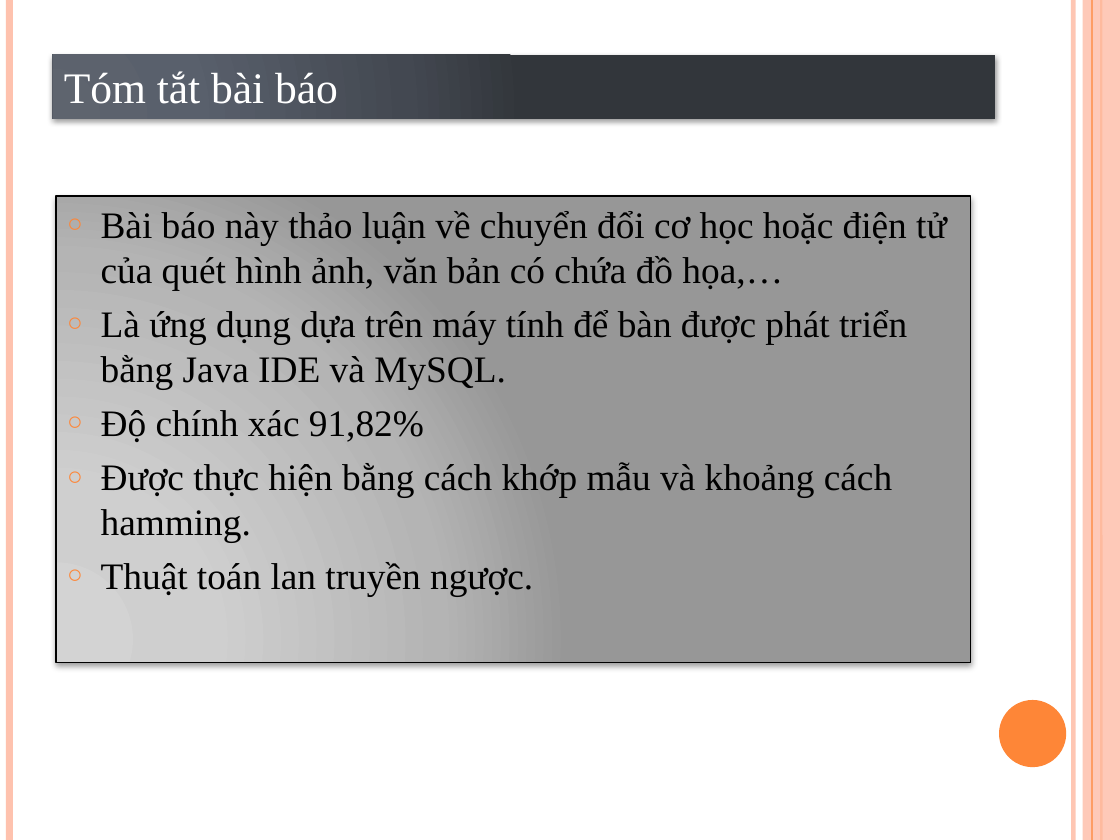
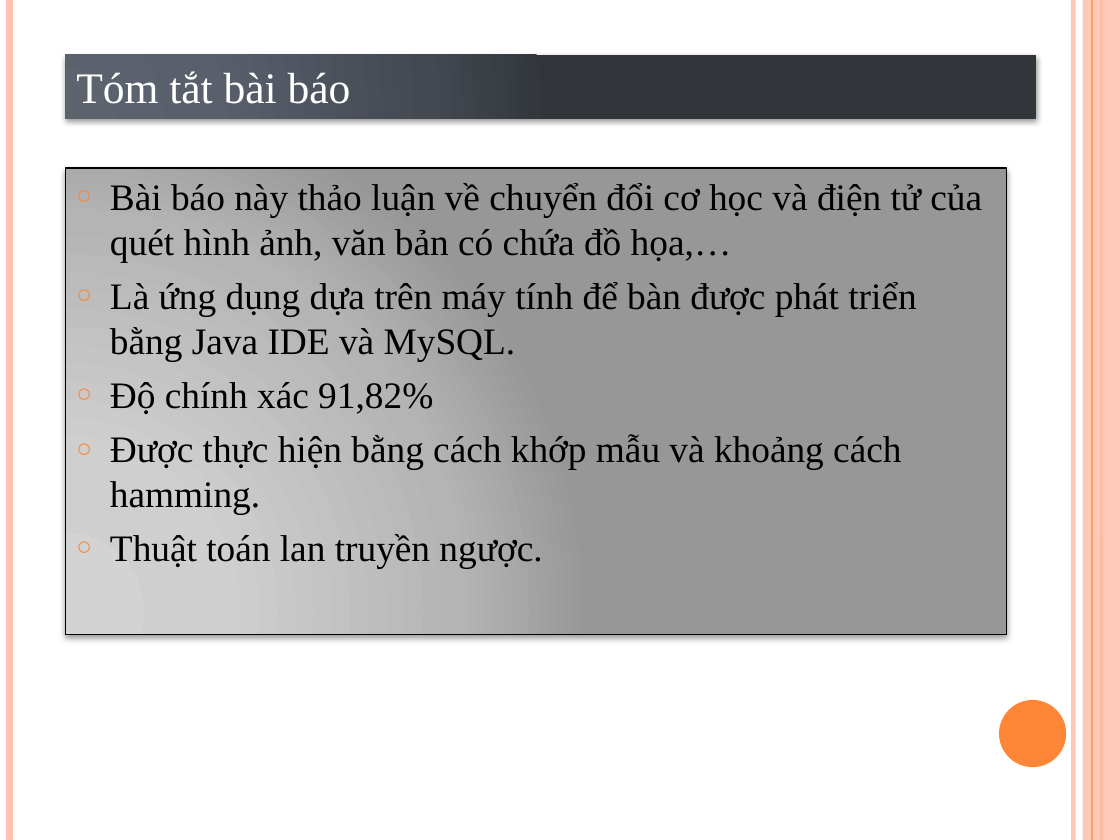
Before and after one commit to VoLeKhanhDuy/Xu_Ly_Anh, a slide deck: slide 2 of Optical character recognition using template matching.pptx. Drawn at 1120x840 pixels with LibreOffice and Linux fonts; fonts in the diff are those of the drawing. Boxes give left, top, right and bottom in pixels: in the first picture for what was removed or moved away, otherwise in the second. Text is boxed around its words. In the diff, an @@ line names an element or a change of style, - is before the commit and + after.

```diff
--- a/Optical character recognition using template matching.pptx
+++ b/Optical character recognition using template matching.pptx
@@ rectangle "Tóm tắt bài báo": place and size @@
-rectangle "Tóm tắt bài báo" at <box>53,55,996,119</box>
+rectangle "Tóm tắt bài báo" at <box>65,55,1036,119</box>
@@ text "Bài báo này thảo luận ...": place and size @@
-text "Bài báo này thảo luận ..." at <box>56,196,971,663</box>
+text "Bài báo này thảo luận ..." at <box>65,168,1006,635</box>
@@ text at <box>110,183,982,262</box>: text changed @@
-○ Bài báo này thảo luận về chuyển đổi cơ học hoặc điện tử của quét hình ảnh, văn bản có chứa đồ họa,…
+○ Bài báo này thảo luận về chuyển đổi cơ học và điện tử của quét hình ảnh, văn bản có chứa đồ họa,…
```
Also in this commit, not shown: 5 other slides changed, 1 slide added.
